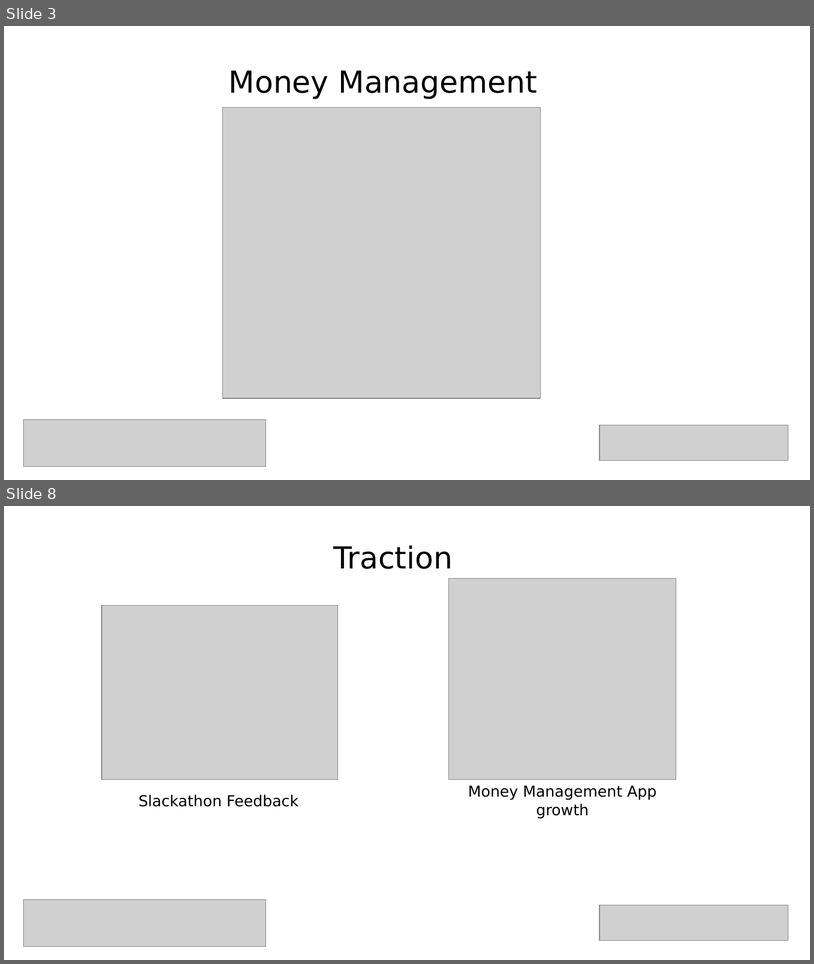
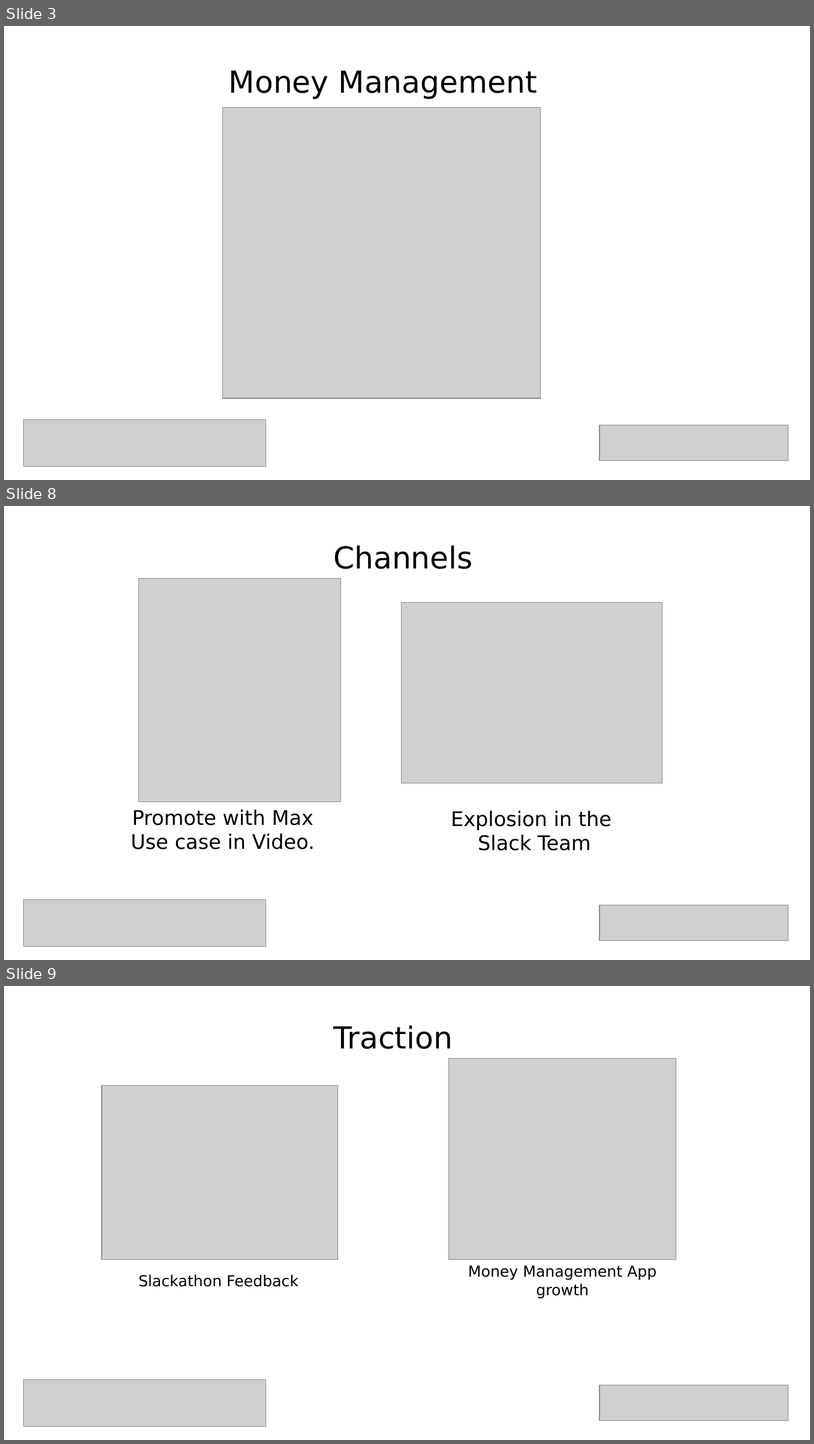
Before and after one commit to FelixLeChat/IOU-Slack, a slide deck: Processus d’affaire.pptx. Shown one above the other, each under a label of ours: slides 3 and 8 before the commit, slides 3, 8 and 9 after it; the slides between them are not shown. The pictures are 814x964 and 814x1444 pixels, drawn with LibreOffice and Linux fonts; fonts in the diff are those of the drawing; grey boxes stand for pictures. Boxes give left, top, right and bottom in pixels: in the first picture for what was removed or moved away, otherwise in the second. Text is boxed around its words. In the diff, an @@ line names an element or a change of style, - is before the commit and + after.

```diff
--- a/Processus d’affaire.pptx
+++ b/Processus d’affaire.pptx
@@ slide 8 added at (4,506,810,960), background #3F3F3F @@
@@ rectangle added at (4,506,810,960), fill #FFFFFF, outline #FFFFFF 0.85 pt @@
@@ text added at (333,545,473,569), 36 pt, text #000000 @@
+Channels
@@ picture added at (138,579,341,802) @@
@@ picture added at (401,602,662,783) @@
@@ text added at (131,809,315,849), 24 pt, text #000000 @@
+Promote with Max
+Use case in Video.
@@ text added at (451,810,612,850), 24 pt, text #000000 @@
+Explosion in the
+Slack Team
@@ picture added at (23,899,266,946) @@
@@ picture added at (600,905,789,940) @@
@@ what was slide 8 is now slide 9 @@
```
Also in this commit, not shown: 5 slides changed, 1 other file.
